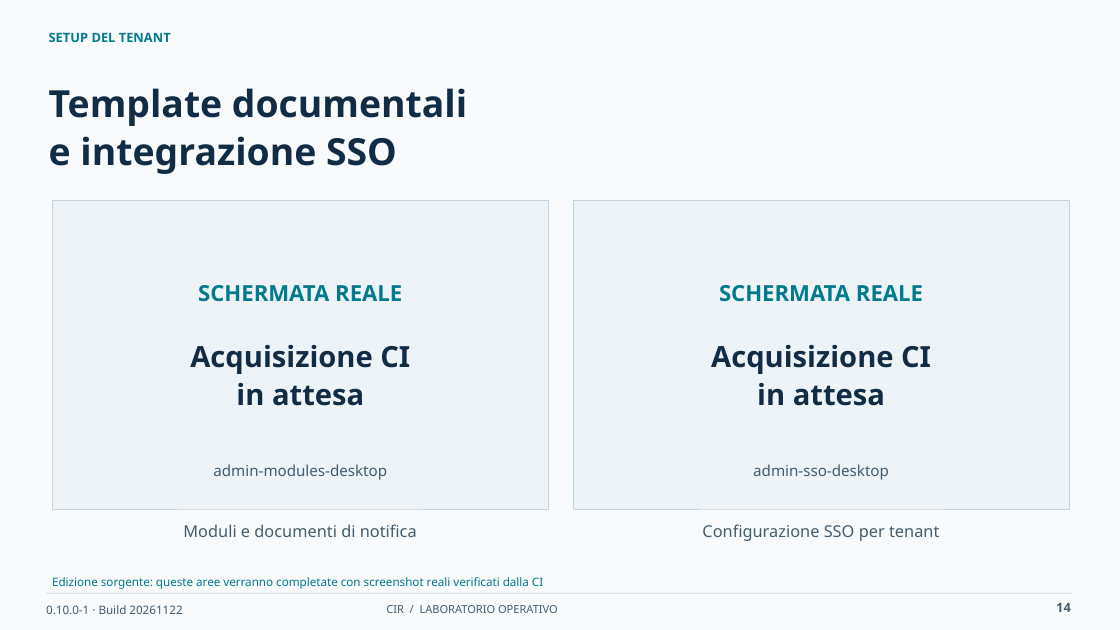
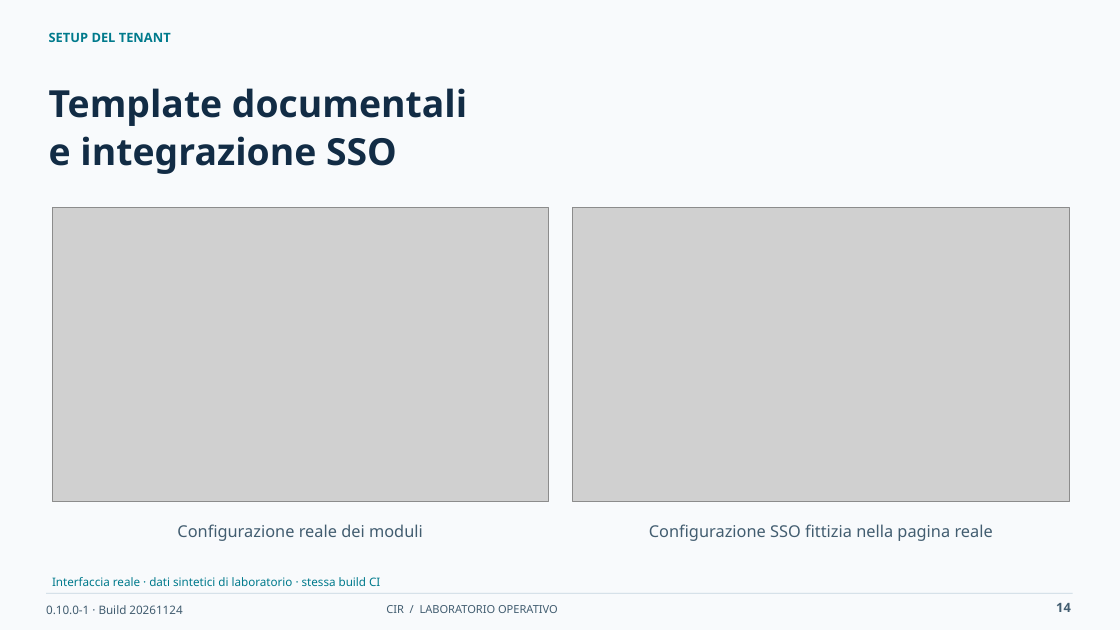
Before and after one commit to desalvo/cybersecurity-incident-registry, a slide deck: slide 14 of docs/presentation/CIR_Operational_Training_IT.pptx. Drawn at 1120x630 pixels with LibreOffice and Linux fonts; fonts in the diff are those of the drawing; grey boxes stand for pictures. Boxes give left, top, right and bottom in pixels: in the first picture for what was removed or moved away, otherwise in the second. Text is boxed around its words. In the diff, an @@ line names an element or a change of style, - is before the commit and + after.

```diff
--- a/docs/presentation/CIR_Operational_Training_IT.pptx
+++ b/docs/presentation/CIR_Operational_Training_IT.pptx
@@ rectangle removed at (52, 200, 549, 509) @@
@@ picture added at (52, 208, 549, 502) @@
@@ rectangle removed at (573, 200, 1070, 509) @@
@@ picture added at (573, 208, 1070, 502) @@
@@ text removed at (719, 285, 923, 302) @@
-SCHERMATA REALE
@@ text removed at (190, 345, 410, 406) @@
-Acquisizione CI
-in attesa
@@ text removed at (711, 345, 931, 406) @@
-Acquisizione CI
-in attesa
@@ text removed at (213, 464, 387, 480) @@
-admin-modules-desktop
@@ text removed at (753, 464, 889, 480) @@
-admin-sso-desktop
@@ text at (177, 524, 423, 541): text changed; size 19 to 14 pt; text colour #007A8C to #425D70; bold off @@
-SCHERMATA REALE
+Configurazione reale dei moduli
@@ text removed at (183, 524, 417, 537) @@
-Moduli e documenti di notifica
@@ text at (649, 524, 993, 541): text changed @@
-Configurazione SSO per tenant
+Configurazione SSO fittizia nella pagina reale
@@ text at (52, 577, 380, 586): text changed @@
-Edizione sorgente: queste aree verranno completate con screenshot reali verificati dalla CI
+Interfaccia reale · dati sintetici di laboratorio · stessa build CI
@@ text at (46, 605, 182, 614): text changed @@
-0.10.0-1 · Build 20261122
+0.10.0-1 · Build 20261124
```
Also in this commit, not shown: 33 other slides changed, 37 other files.
